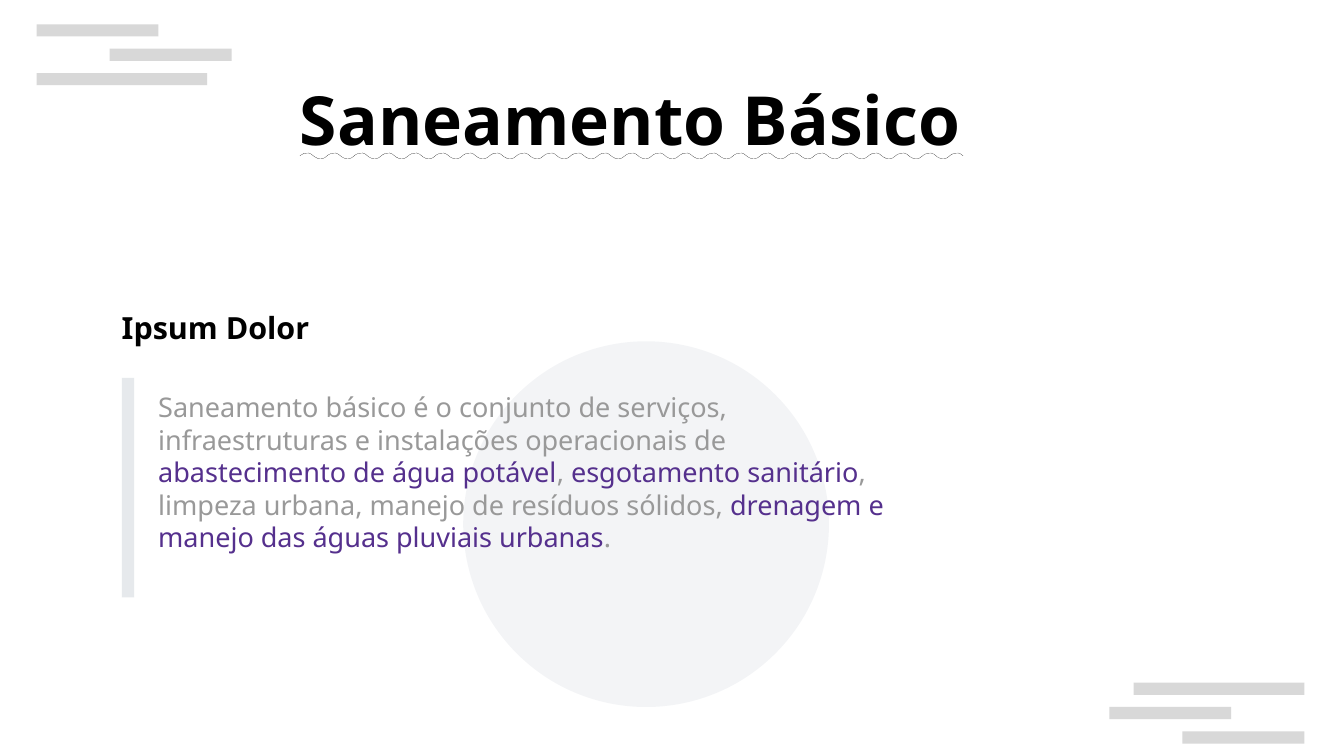
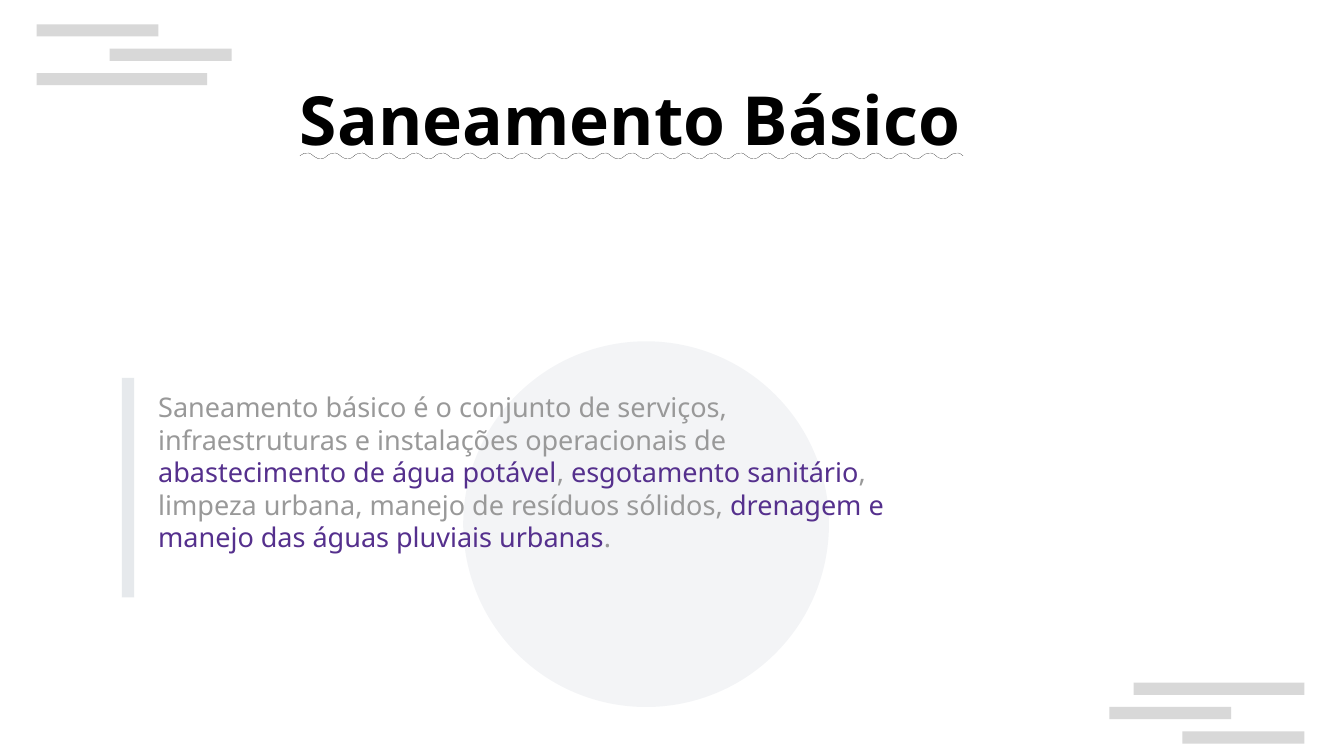
Before and after one commit to andreypereira08/teste, a slide deck: slide 2 of esquistossomose_atvbio.odp. Drawn at 1344x756 pixels with LibreOffice and Linux fonts; fonts in the diff are those of the drawing; background and template pictures are left out. Boxes give left, top, right and bottom in pixels: in the first picture for what was removed or moved away, otherwise in the second. Text is boxed around its words. In the diff, an @@ line names an element or a change of style, - is before the commit and + after.

```diff
--- a/esquistossomose_atvbio.odp
+++ b/esquistossomose_atvbio.odp
@@ text removed at <box>122,316,309,347</box> @@
-Ipsum Dolor
```
Also in this commit, not shown: 5 other slides changed, 3 slides added, 5 slides removed, 2 other files.
